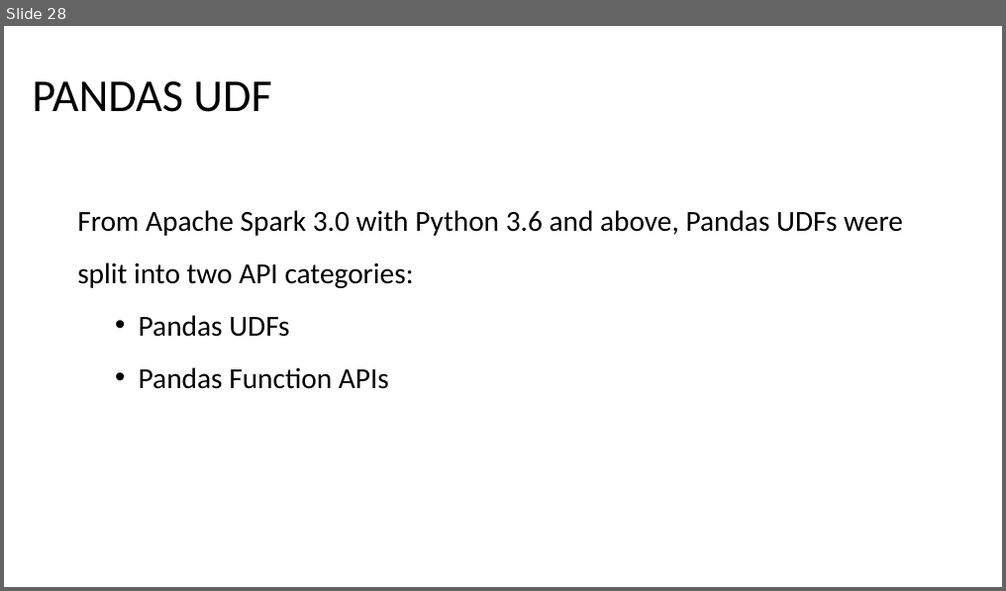
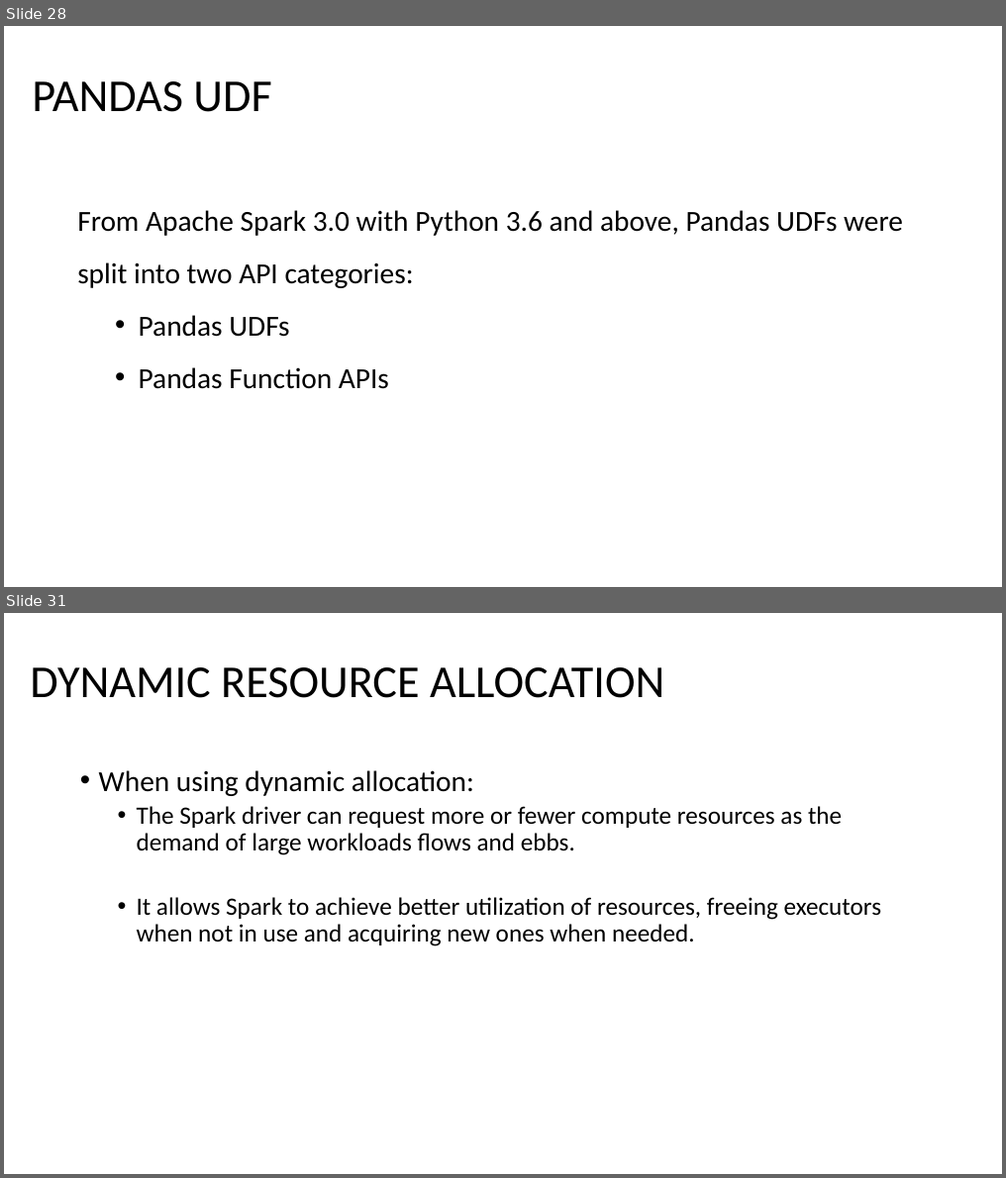
Before and after one commit to atarighati/Learning-Spark-Second_Edition, a slide deck: Learning Spark Notes.pptx. Shown one above the other, each under a label of ours: slide 28 before the commit, slides 28 and 31 after it; the slides between them are not shown. The pictures are 1006x591 and 1006x1178 pixels, drawn with LibreOffice and Linux fonts; fonts in the diff are those of the drawing. Boxes give left, top, right and bottom in pixels: in the first picture for what was removed or moved away, otherwise in the second. Text is boxed around its words. In the diff, an @@ line names an element or a change of style, - is before the commit and + after.

```diff
--- a/Learning Spark Notes.pptx
+++ b/Learning Spark Notes.pptx
@@ slide 31 added at box(4, 613, 1002, 1174), background #FFFFFF @@
@@ title added at box(30, 667, 664, 698), 44 pt, text #000000 @@
+DYNAMIC RESOURCE ALLOCATION
@@ text added at box(99, 770, 882, 947), 24 pt, text #000000 @@
+• When using dynamic allocation:
+  • The Spark driver can request more or fewer compute resources as the demand of large workloads flows and ebbs.
+  • It allows Spark to achieve better utilization of resources, freeing executors when not in use and acquiring new ones when needed.
```
Also in this commit, not shown: 11 other slides added.
